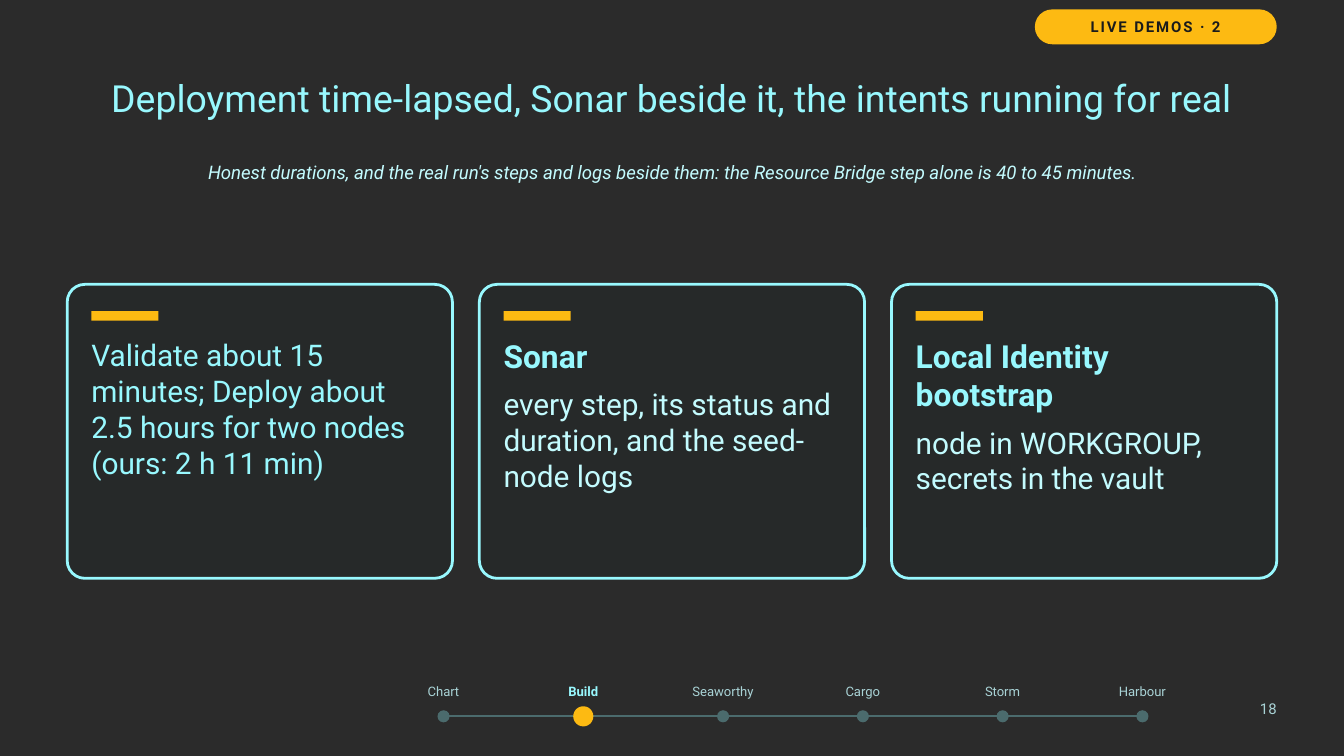
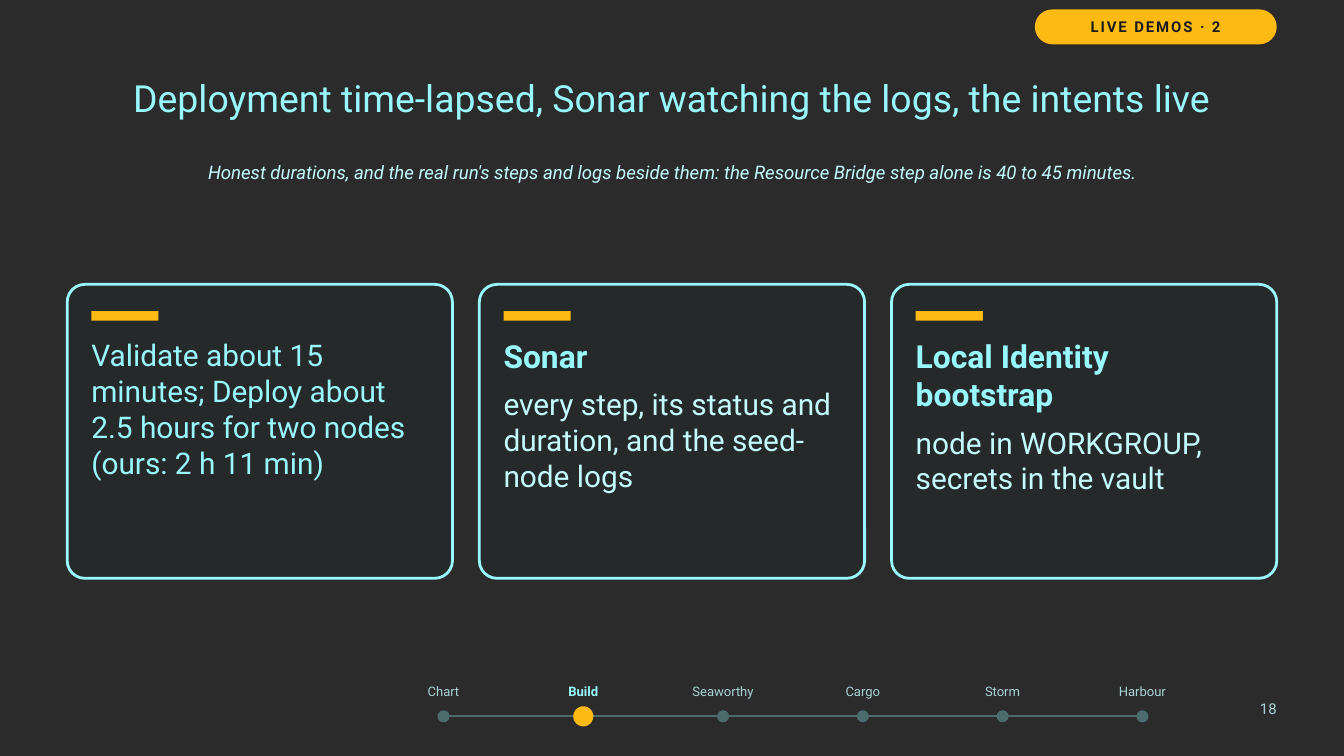
Before and after one commit to thisismydemo/nic2026_azl, a slide deck: slide 18 of presentation/Azure_Local_Discovery_to_Day2_NIC2026.pptx. Drawn at 1344x756 pixels with LibreOffice and Linux fonts; fonts in the diff are those of the drawing; background and template pictures are left out; a plain dark background stands for a picture behind light text. Boxes give left, top, right and bottom in pixels: in the first picture for what was removed or moved away, otherwise in the second. Text is boxed around its words. In the diff, an @@ line names an element or a change of style, - is before the commit and + after.

```diff
--- a/presentation/Azure_Local_Discovery_to_Day2_NIC2026.pptx
+++ b/presentation/Azure_Local_Discovery_to_Day2_NIC2026.pptx
@@ title at (133, 84, 1210, 120): text changed @@
-Deployment time-lapsed, Sonar beside it, the intents running for real
+Deployment time-lapsed, Sonar watching the logs, the intents live
```
